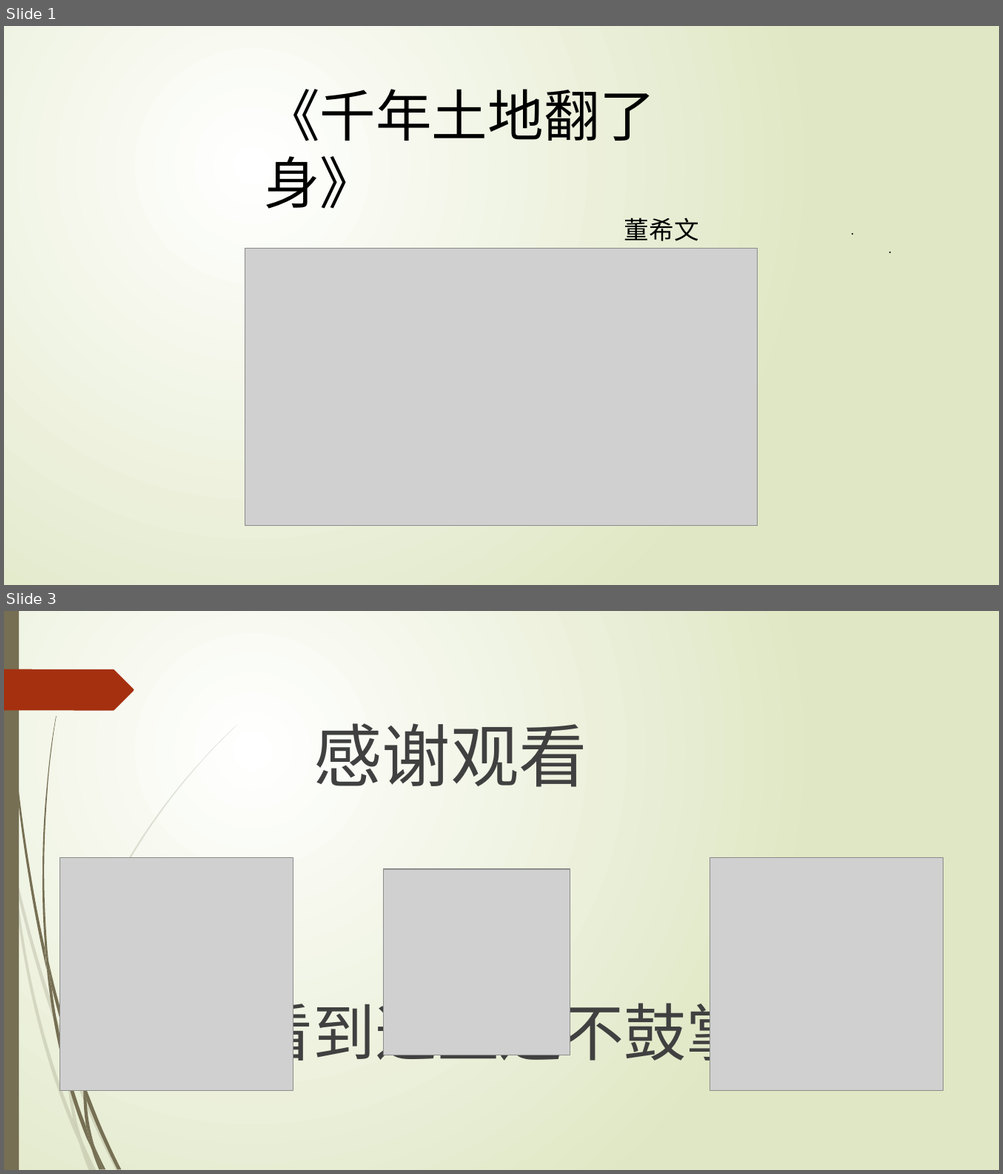
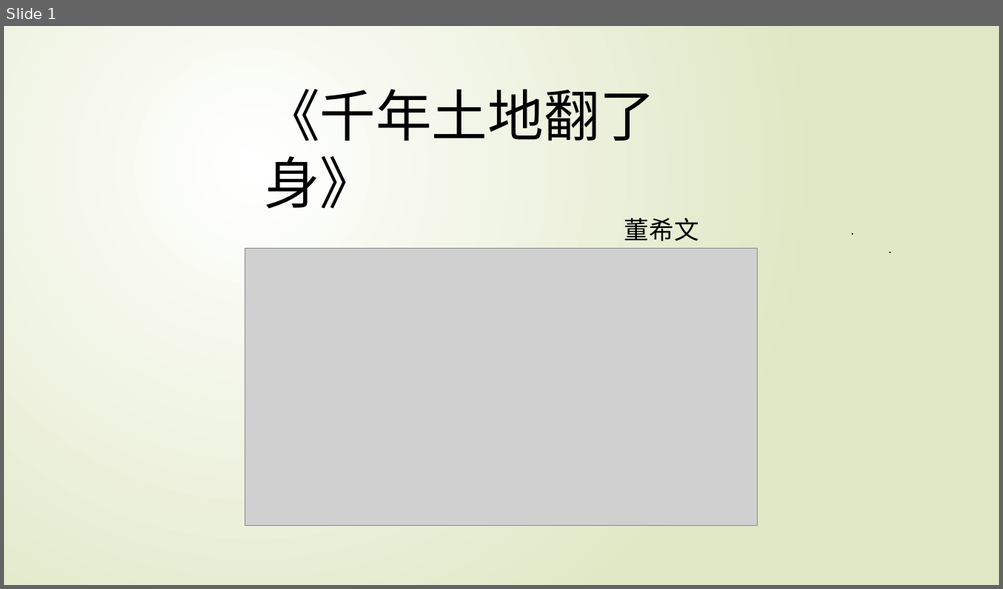
Before and after one commit to Zhao-Yidan1982/meishuzuoye, a slide deck: 《千年土地翻了身》.pptx. Shown one above the other, each under a label of ours: slides 1 and 3 before the commit, slide 1 after it; the slides between them are not shown. The pictures are 1003x1174 and 1003x589 pixels, drawn with LibreOffice and Linux fonts; fonts in the diff are those of the drawing; grey boxes stand for pictures; background and template pictures are left out. Boxes give left, top, right and bottom in pixels: in the first picture for what was removed or moved away, otherwise in the second. Text is boxed around its words. In the diff, an @@ line names an element or a change of style, - is before the commit and + after.

```diff
--- a/《千年土地翻了身》.pptx
+++ b/《千年土地翻了身》.pptx
@@ slide 3 removed at (x1=4, y1=611, x2=999, y2=1170), background picture (left out) @@
@@ rectangle removed at (x1=4, y1=611, x2=19, y2=1170) @@
@@ freeform shape removed at (x1=4, y1=669, x2=134, y2=710) @@
@@ text removed at (x1=313, y1=723, x2=587, y2=787) @@
-感谢观看
@@ picture removed at (x1=60, y1=858, x2=293, y2=1091) @@
@@ picture removed at (x1=383, y1=869, x2=569, y2=1056) @@
@@ picture removed at (x1=710, y1=858, x2=942, y2=1091) @@
@@ text removed at (x1=250, y1=993, x2=748, y2=1071) @@
-看到这里还不鼓掌
@@ group removed at (x1=4, y1=725, x2=237, y2=1170): 9 freeform shapes @@
@@ group removed at (x1=6, y1=611, x2=121, y2=1170): 11 freeform shapes @@
```
Also in this commit, not shown: 1 slide changed, 3 slides added, 3 other files.
